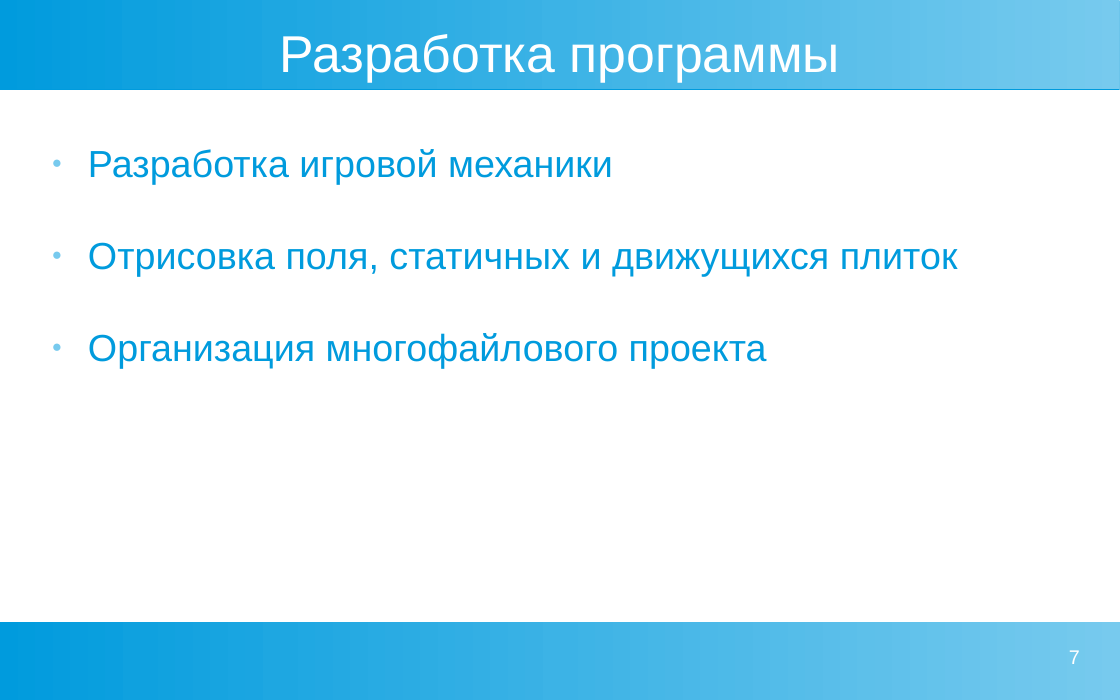
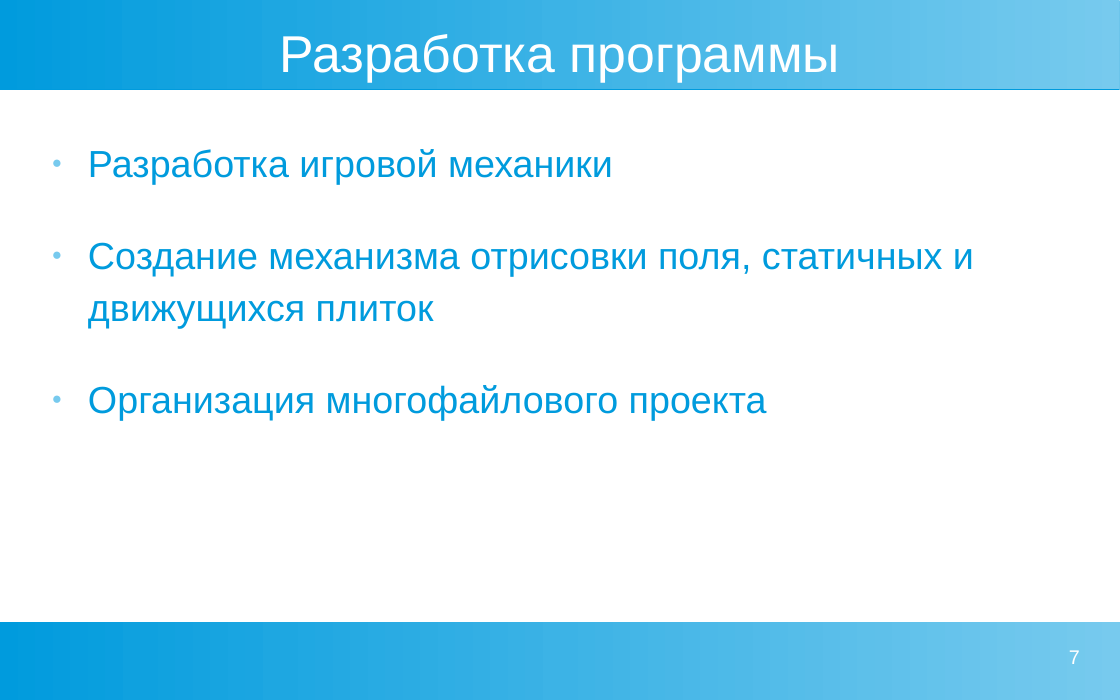
Before and after one commit to zhigunovsemyon/2048, a slide deck: slide 7 of presentation/Presentation.odp. Drawn at 1120x700 pixels with LibreOffice and Linux fonts; fonts in the diff are those of the drawing. Boxes give left, top, right and bottom in pixels: in the first picture for what was removed or moved away, otherwise in the second. Text is boxed around its words. In the diff, an @@ line names an element or a change of style, - is before the commit and + after.

```diff
--- a/presentation/Presentation.odp
+++ b/presentation/Presentation.odp
@@ text at [88, 242, 974, 329]: text changed @@
-● Отрисовка поля, статичных и движущихся плиток
+● Создание механизма отрисовки поля, статичных и движущихся плиток
```
Also in this commit, not shown: 1 other slide changed.
